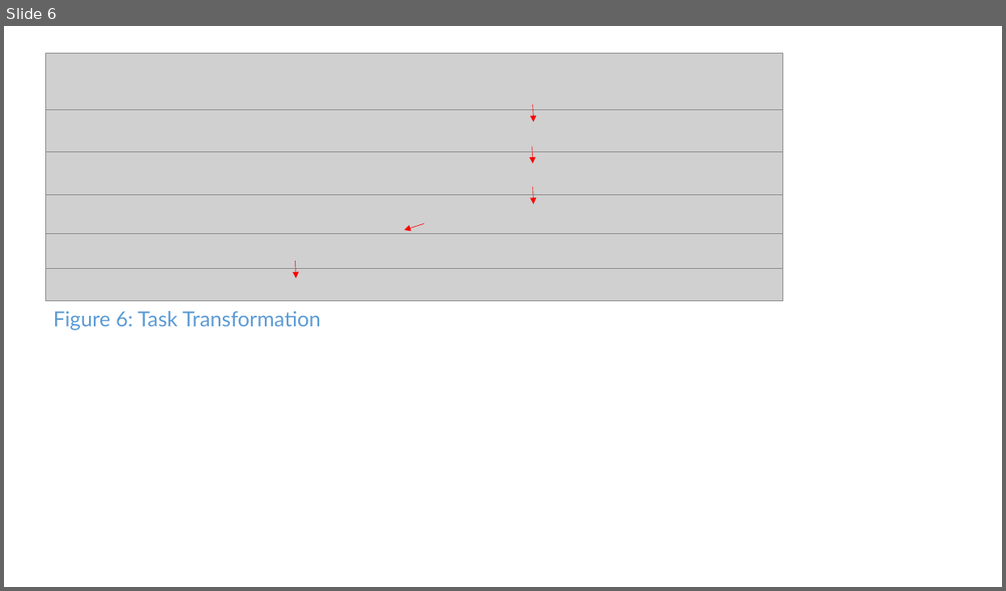
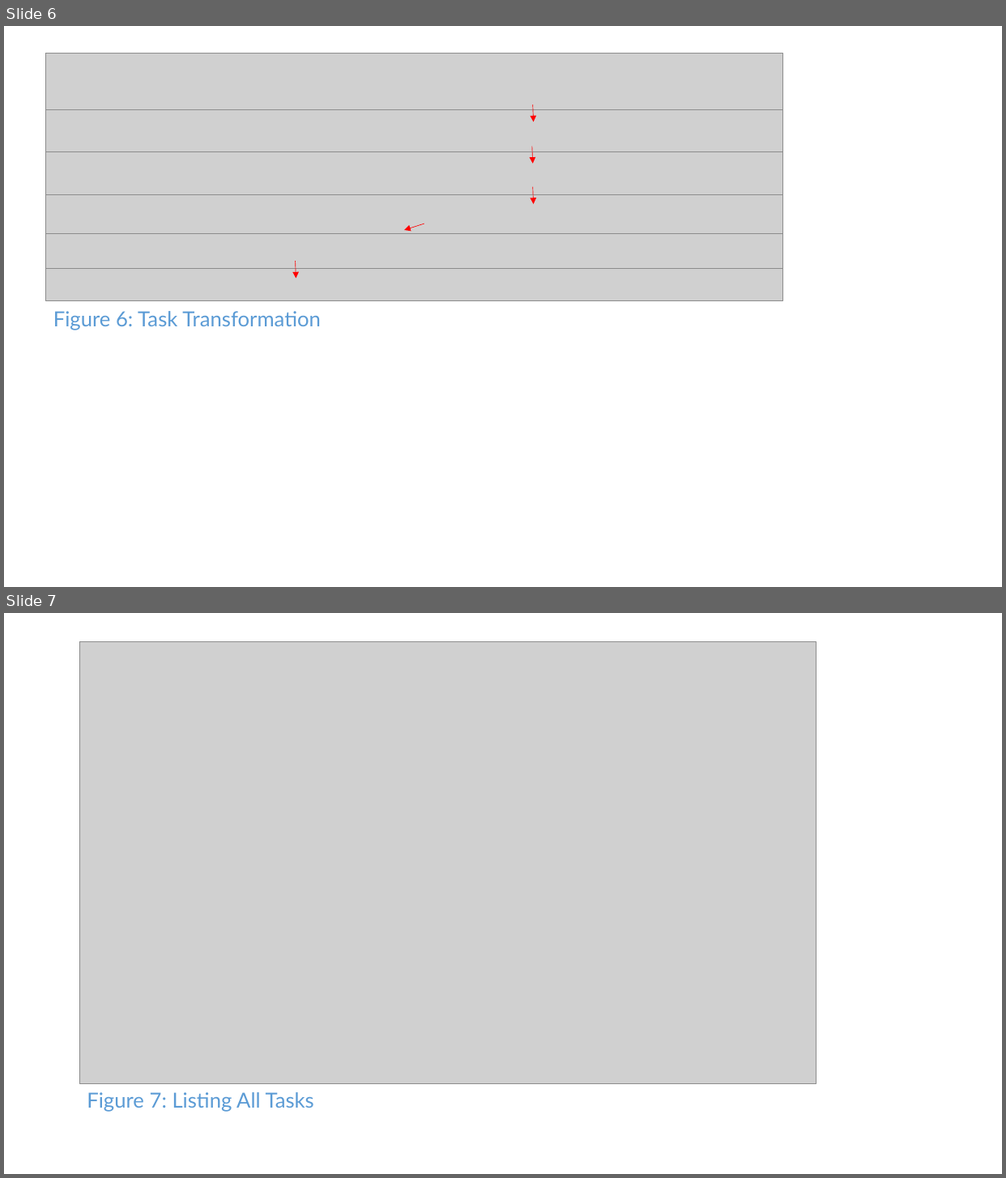
Before and after one commit to CS2103AUG2016-W11-C1/main, a slide deck: doc/UserGuide.pptx. Shown one above the other, each under a label of ours: slide 6 before the commit, slides 6 and 7 after it. The pictures are 1006x591 and 1006x1178 pixels, drawn with LibreOffice and Linux fonts; fonts in the diff are those of the drawing; grey boxes stand for pictures. Boxes give left, top, right and bottom in pixels: in the first picture for what was removed or moved away, otherwise in the second. Text is boxed around its words. In the diff, an @@ line names an element or a change of style, - is before the commit and + after.

```diff
--- a/doc/UserGuide.pptx
+++ b/doc/UserGuide.pptx
@@ slide 7 added at (x1=4, y1=613, x2=1002, y2=1174), background #FFFFFF @@
@@ picture added at (x1=79, y1=642, x2=816, y2=1084) @@
@@ text added at (x1=87, y1=1093, x2=314, y2=1112), 20 pt, text #5B9BD5 @@
+Figure 7: Listing All Tasks
```
Also in this commit, not shown: 3 other slides added, 5 other files.
